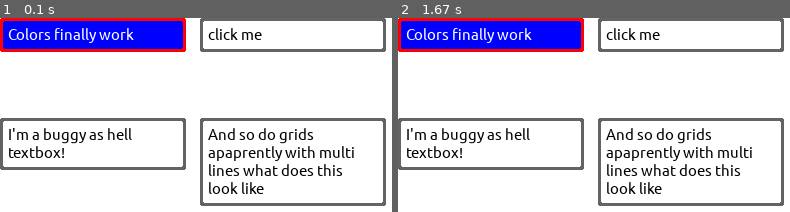
Above: before the commit, frames 1-2 (left to right).
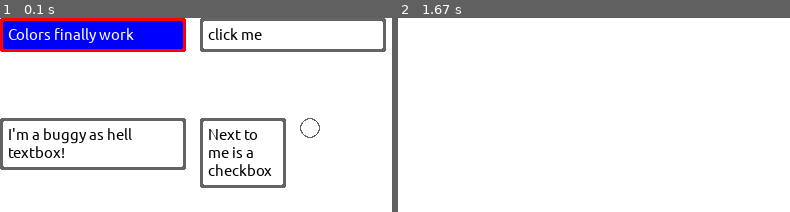
Above: after the commit, the same moments.

Repository: Camleaf/ICS3U
Game: pygame game, started from U3/lib/pymenu/pymenutest.py
The game is run twice, just before and just after one commit, with the same random seed, the same clock (stepped at 60 frames per second) and the same inputs.
Inputs:
- Up to frame 1 (0.1 s): no input
- Up to frame 2 (1.67 s): tap  at 0.33 s; hold Backspace 0.67-1.13 s; hold Right 0.67-1.13 s; hold Right 1.17-1.63 s

The runs differ from the first frame. In frame 1, 5.0% of the frame differs, in the area x 51-99%, y 51-97%; in frame 2, 18%, in the area x 0-99%, y 0-97%.

Commit message:
Add checkbox and multi frame handling

Diff:
--- a/U3/lib/pymenu/pymenu.py
+++ b/U3/lib/pymenu/pymenu.py
@@ -7,14 +7,15 @@
 """
 import pygame as pg
 from typing import NewType
-from collections import defaultdict
 from typing import Any
+from copy import deepcopy
 import os as __os
 
 # default color declarations just since it is a library
 BLACK = (0,0,0)
 WHITE = (255,255,255)
 GRAY = (100,100,100)
+BLUE = (0,0,255)
 
 class Empty:
     ...
@@ -28,16 +29,17 @@
         self.__width = width
         self.__height = height
         self.__surf = pg.Surface([self.__width, self.__height])
-        self.__surf.set_colorkey(transparency_key)
-        self.__surf.fill(bg_color)
-
-        self.__collidables: dict[objectID, pg.Rect] = defaultdict()
-        self.__objects: dict[objectID, __Object] = defaultdict()
+        self.__surf.set_colorkey(self.transparency_key)
+        self.__surf.fill(self.bg_color)
+
+        self.__collidables: dict[objectID, pg.Rect] = {}
+        self.__objects: dict[objectID, __Object] = {}
+        self.__frames: dict[objectID, Any] = {}
         # objects are held in __objects for recalculations based on hover and data status
         # object rects are held in __collidables for mouse collision purposes
 
     def pack(self, object, position: tuple[float]=(0,0), dimensions: tuple[int]=(0,0),ID = None) -> None:
-
+        """Assign the object to the current frame"""
 
         if object == "grid":
             self.__gridhandler(object, position)
@@ -47,14 +49,14 @@
             object: __Object = object
 
             self.__objects[ID] = object
-            if dimensions != (0,0):
+            if dimensions != (0,0): # if dimensions are given use them
                 self.__collidables[ID] = pg.Rect(
                     position[0],
                     position[1],
                     dimensions[0],
                     dimensions[1]
                 )
-            else:
+            else: # otherwise use the rect of the image
                 self.__collidables[ID] = object._image.get_rect()
                 self.__collidables[ID].topleft = position
             self.update_surf(ID)
@@ -68,6 +70,7 @@
         for identity in grid._objects:
             identity:objectID
 
+            # create positions based off the grid position and the row and column position
             object, (column_position, row_position, column_span) = grid._objects[identity]
             x = position[0] + column_position * grid._column_width
             y = position[1] + row_position * grid._row_height
@@ -176,6 +179,40 @@
         state_export.image_path = object.image_path
         return state_export
 
+    def save_frame(self,ID:str,flush:bool = True):
+        """Saves the frame by ID, and has the option to flush the current frame"""
+
+        self.__frames[ID] = { # if inheritance issues show up just put copies on everything
+            "collidables" : self.__collidables, #{x:self.__collidables[x] for x in self.__collidables},
+            "objects" : self.__objects, #{x:self.__objects[x] for x in self.__objects},
+            "surface": self.__surf
+        }
+        if flush:
+            self.flush()
+
+
+    def delete_frame(self, ID:str):
+        """Deletes frame ID"""
+        del self.__frames[ID]
+
+    def load_frame(self,ID:str):
+        """Loads frame ID"""
+        frame = self.__frames[ID]
+        self.__collidables = frame['collidables']
+        self.__objects = frame['objects']
+        self.__surf = frame['surface']
+
+
+
+
+    def flush(self):
+        """Flushes the current frame, removing all data from it. Data in stored frames are unaffected."""
+        self.__surf = pg.Surface([self.__width, self.__height])
+        self.__surf.set_colorkey(self.transparency_key)
+        self.__surf.fill(self.bg_color)
+
+        self.__collidables: dict[objectID, pg.Rect] = {}
+        self.__objects: dict[objectID, __Object] = {}
 
     def surface(self):
         return self.__surf
@@ -333,6 +370,7 @@
 
 
 class Button(Label):
+    """A button which triggers a function onclick"""
     # inherits from label for styling options but also contains command
     def __init__(self, window, text:str = '', command=None, args:tuple[Any]=None, width:int=100, text_padding:int=8, text_size:int=20, border_width:int=3, corner_radius:int=5, background_color: tuple[int] = WHITE, text_color: tuple[int] = BLACK, border_color:tuple[int] = GRAY):
         super().__init__(window, text, width, text_padding, text_size, border_width, corner_radius, background_color, text_color, border_color)
@@ -346,7 +384,7 @@
 
 
 class TextBox(__Object):
-    """"""
+    """A textbox which the user can type in"""
     def __init__(self, window, text:str = '', width:int=100, max_rows:int=1, text_padding:int=8, text_size:int=20, border_width:int=3, corner_radius:int=5, background_color: tuple[int] = WHITE, text_color: tuple[int] = BLACK, border_color:tuple[int] = GRAY):
         super().__init__(window, value=False, text=text, command=None, args=None)
         self.width = width
@@ -389,3 +427,45 @@
 
     def __str__(self):
         return "textbox"
+
+class CheckBox(__Object):
+    """A box which the user can tick on and off"""
+    def __init__(self, window, value:bool=False, width=20, height=20, border_width:int=1, corner_radius:int=10, background_color: tuple[int] = WHITE, on_color: tuple[int] = BLUE, border_color:tuple[int] = GRAY):
+        super().__init__(window, value=value)
+        self.width = width
+        self.height = height
+        self.border_width = border_width
+        self.corner_radius = corner_radius
+        self.background_color = background_color
+        self.on_color = on_color
+        self.border_color = border_color
+        self.type = "val"
+
+    def render(self):
+
+        # redefine image in case of any state changes
+        self._image = pg.Surface([self.width,self.height])
+        self._image.set_colorkey(self.window.transparency_key)
+        self._image.fill(self.window.transparency_key)
+
+        pg.draw.rect( # make one slightly bigger
+            self._image, self.border_color,
+            (0,0,self.width,+self.height),
+            border_radius=self.corner_radius
+        )
+        # switch the color of the check if it is on
+        if self.activated:
+            pg.draw.rect(
+                self._image, self.on_color,
+                (self.border_width, self.border_width, self.width-self.border_width*2,self.height-self.border_width*2),
+                border_radius = self.corner_radius
+            )
+        else:
+            pg.draw.rect(
+                self._image, self.background_color,
+                (self.border_width, self.border_width, self.width-self.border_width*2,self.height-self.border_width*2),
+                border_radius = self.corner_radius
+            )
+
+    def __str__(self):
+        return "checkbox"
--- a/U3/lib/pymenu/pymenutest.py
+++ b/U3/lib/pymenu/pymenutest.py
@@ -25,20 +25,24 @@
 
 
 
-grid = mu.Grid(2,2,200,100)
+grid = mu.Grid(4,2,100,100)
 label = mu.Label(window, "Colors finally work", width=170, text_size=15, border_width=3, corner_radius=2, border_color=RED, background_color=BLUE, text_color=WHITE)
-grid.pack(label, 0, 0, 1, "testlabel")
+grid.pack(label, column=0, row=0, columnspan=2, ID="testlabel")
 
-label = mu.Label(window, "And so do grids apaprently with multi lines what does this look like", width=170, text_size=15, border_width=3, corner_radius=2)
-grid.pack(label, 1, 1, 1, "testlabel1")
+label = mu.Label(window, "Next to me is a checkbox", width=70, text_size=15, border_width=3, corner_radius=2)
+grid.pack(label, column=2, row=1, columnspan=1, ID="testlabel1")
 
-button = mu.Button(window, text="click me", command=button_test, args=("The function works!", "textbox"), width=170, text_size=15, border_width=3, corner_radius=2)
-grid.pack(button, 0, 1, 1, "testbutton")
+label = mu.CheckBox(window, value=False, width=20, height=20, border_width=1, corner_radius=10)
+grid.pack(label, column=3, row=1, columnspan=1, ID="testcheckbox")
+
+button = mu.Button(window, text="click me", command=button_test, args=("The function works!", "testlabel"), width=170, text_size=15, border_width=3, corner_radius=2)
+grid.pack(button, column=2, row=0, columnspan=2, ID="testbutton")
 
 textbox = mu.TextBox(window, "I'm a buggy as hell textbox!", width=170, max_rows=3, text_size=15, border_width=3, corner_radius=2)
-grid.pack(textbox, 1,0,1, "textbox")
+grid.pack(textbox, column=0,row=1,columnspan=2, ID="textbox")
 
-
+frame_ids = ["f1", "f2"]
+current_frame = 0
 window.pack(grid, (0,0))
 tick = 0
 while True:
@@ -52,21 +56,28 @@
 
             key = event.dict['unicode']
 
-            if key.lower() in 'abcdefghijklmnopqrstuvwxyz1234567890!@#$%^&*()-_=+|?/~.,<>;:' or key in ["\r", "\t"]:
+            if key.lower() in 'abcdefghijklmnopqrstuvwxyz1234567890!@#$%^&*()-_=+|?/~.,<>;: ' or key in ["\r", "\t"]:
                 window.keyboardInteraction(key)
 
     keys = pg.key.get_pressed()
 
-    if keys[pg.K_BACKSPACE] and tick == 3:
+    if keys[pg.K_BACKSPACE] and tick == 3: # delete letter key
         tick = 0
         window.keyboardInteraction("\x08")
-    elif keys[pg.K_LEFT] and tick == 3:
+    elif keys[pg.K_LEFT] and tick == 3: # demonstrates textbox cursor moving left
         tick = 0
         window.keyboardInteraction("lspr")
-    elif keys[pg.K_RIGHT] and tick == 3:
+    elif keys[pg.K_RIGHT] and tick == 3: # demonstrates textbox cursor moving right
         tick = 0
         window.keyboardInteraction("rspr")
+    elif keys[pg.K_RIGHTBRACKET] and tick ==3: # demonstrates frame save feature
+        tick =0
+        window.save_frame(frame_ids[current_frame])
+        current_frame = 1 if current_frame == 0 else 0
+    elif keys[pg.K_LEFTBRACKET] and tick == 3: # demonstrates frame load
 
+        window.load_frame(frame_ids[0])
+        tick = 0
 
 
 
